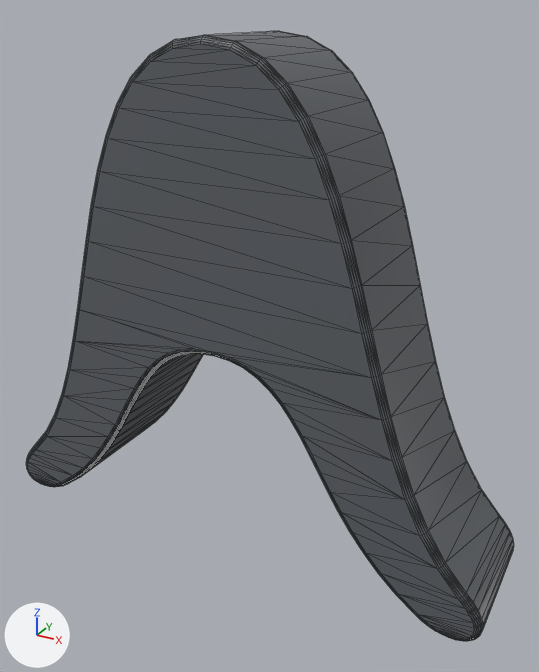
An edit to the glTF model android/app/src/main/assets/residents/antigravity.glb, drawn before and after from the same camera.
One viewpoint serves both versions: a 50 mm camera at (0.656, -1.108, 0.509) aimed at (0.046, 0.002, -0.046). Arrows for +X, +Y and +Z are at lower left; the lights stay in place. The first picture is the older version. Mesh edges are drawn as thin lines. Where no turn or scale is listed for an object, it has been applied to the vertices. Vertices at exactly the same position are counted once.

The scene before the commit, as lines of its bpy script (objects in view):
```python
mat_antigravity_original = principled_material('antigravity original')
mat_antigravity_original.base_color = (0.114, 0.125, 0.138)  # dark grey #5f6368
mat_antigravity_original.roughness = 0.46
me_curve_012 = bpy.data.meshes.new('Curve.012')
me_curve_012.from_pydata(...)  # 1152 vertices, 2300 faces; spans x -0.012..1.013, y -0.127..0.127, z 0.025..0.971
me_curve_012.materials.append(mat_antigravity_original)  # dark grey #5f6368
ob_antigravity_canonical_0 = bpy.data.objects.new('antigravity_canonical_0', me_curve_012)
ob_antigravity_canonical_0.location = (-0.501, 0.0, -0.498)
```
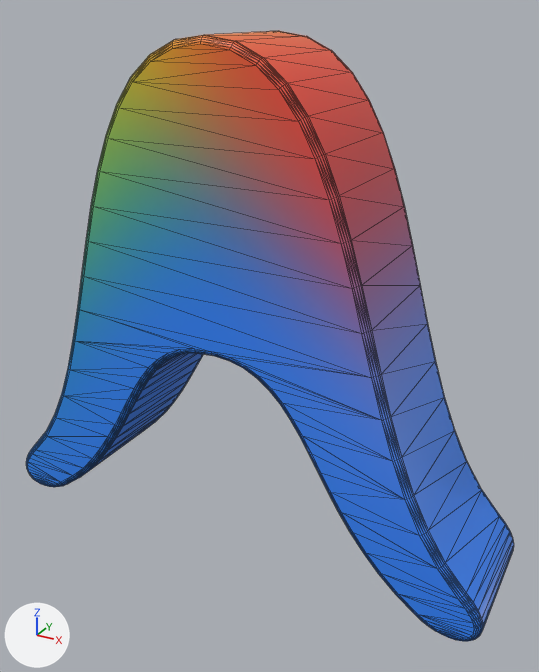
Location of each change, (x1, y1, x2, y2) in pixels of the pictures (539 x 672 px):
'antigravity_canonical_0', surface changed (dark grey to blue): (26, 31, 514, 641) in both

Diff of the bpy script that builds the scene:
```diff
--- a/android/app/src/main/assets/residents/antigravity.glb.py
+++ b/android/app/src/main/assets/residents/antigravity.glb.py
@@ img_antigravity_color @@
+img_antigravity_color = load_image('antigravity-color', '_unpacked/antigravity-color', 540, 540, 'sRGB')
@@ mat_antigravity_original @@
 n0 = _N.new('ShaderNodeBsdfPrincipled'); n0.name = 'Principled BSDF'
-n0.inputs[0].default_value = (0.114, 0.125, 0.138, 1.0)  # 'Base Color', dark grey #5f6368
 n0.inputs[2].default_value = 0.46  # 'Roughness'
 n1 = _N.new('ShaderNodeOutputMaterial'); n1.name = 'Material Output'
+n2 = _N.new('ShaderNodeTexImage'); n2.name = 'Image Texture'
+n2.image = img_antigravity_color
+n2.extension = 'EXTEND'
+n3 = _N.new('ShaderNodeUVMap'); n3.name = 'UV Map'
+n3.uv_map = 'UVMap.001'
 _L.new(n0.outputs[0], n1.inputs[0])  # 'BSDF' to 'Surface'
+_L.new(n2.outputs[0], n0.inputs[0])  # 'Color' to 'Base Color'
+_L.new(n3.outputs[0], n2.inputs[0])  # 'UV' to 'Vector'
@@ me_curve_012 @@
 me_curve_012.from_pydata(...)  # 1152 vertices, 2300 faces; spans x -0.012..1.013, y -0.127..0.127, z 0.025..0.971
 # used by ob_antigravity_canonical_0; location = (-0.501, 0.0, -0.498)
+# me_curve_012 part 1: texture (UV) coordinates changed
 me_curve_012.materials.append(mat_antigravity_original)
```
